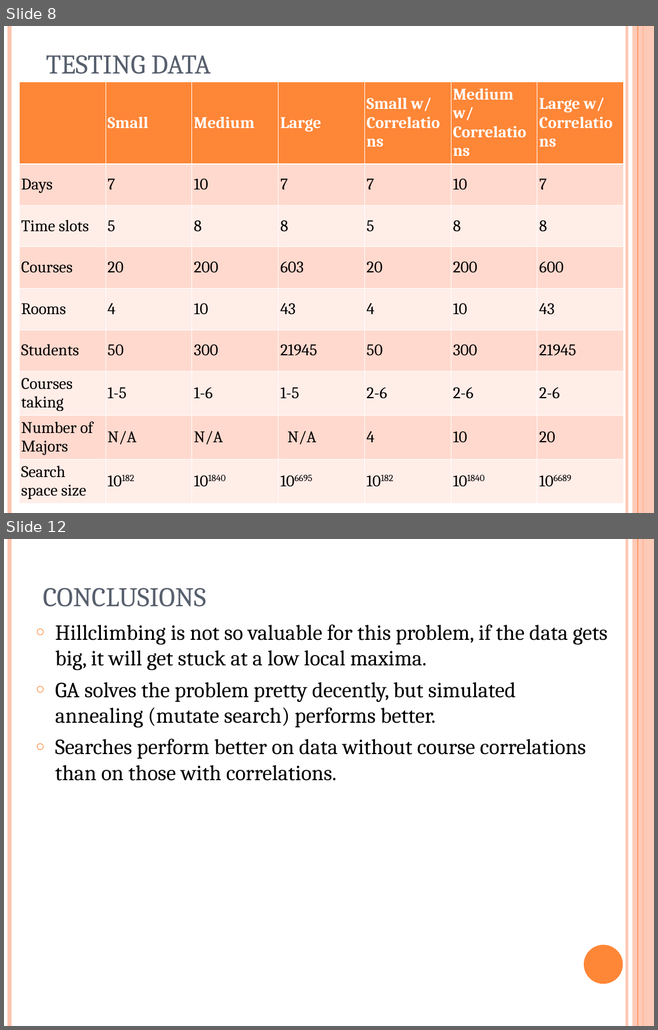
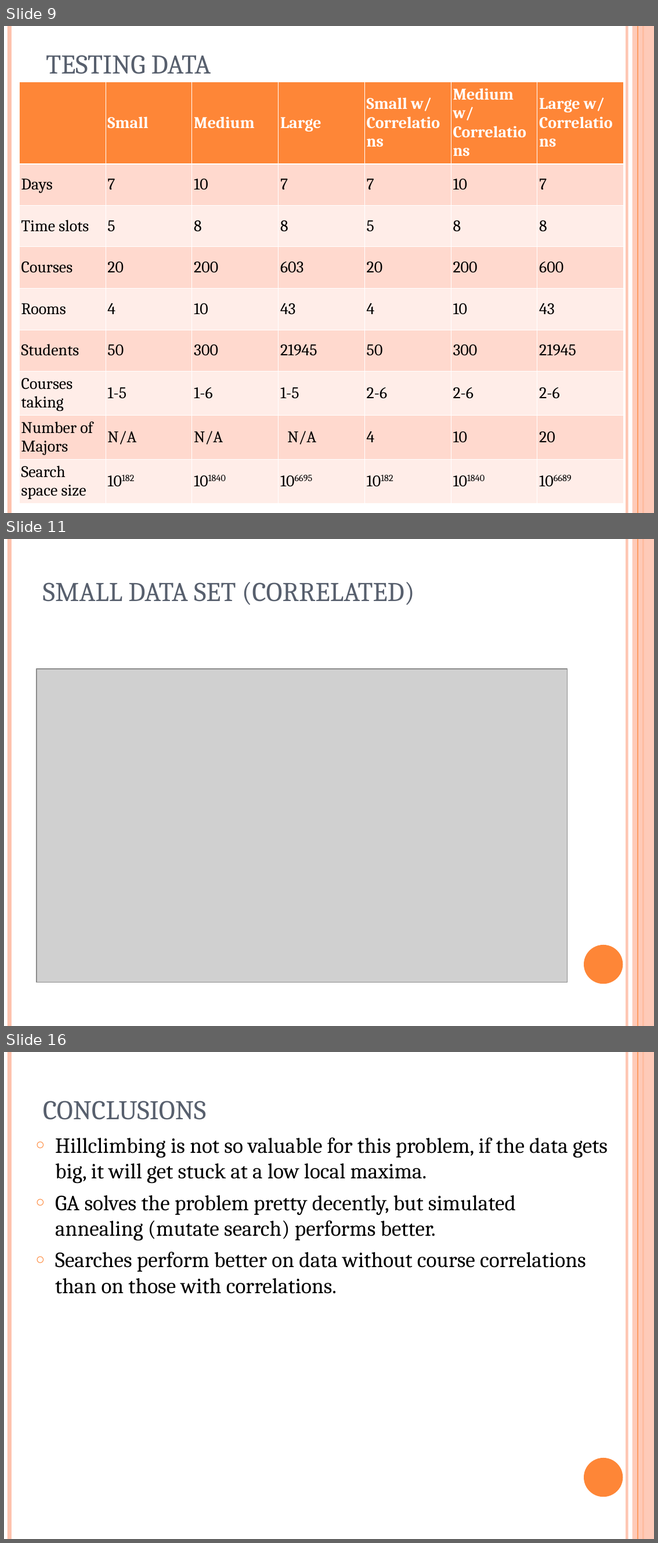
Before and after one commit to akokcam/csc384-genetic-algorithms-project, a slide deck: GA_TestBench/Data Files/presentation.ppt. Shown one above the other, each under a label of ours: slides 8 and 12 before the commit, slides 9, 11 and 16 after it; the slides between them are not shown. The pictures are 658x1030 and 658x1543 pixels, drawn with LibreOffice and Linux fonts; fonts in the diff are those of the drawing; grey boxes stand for pictures. Boxes give left, top, right and bottom in pixels: in the first picture for what was removed or moved away, otherwise in the second. Text is boxed around its words. In the diff, an @@ line names an element or a change of style, - is before the commit and + after.

```diff
--- a/GA_TestBench/Data Files/presentation.ppt
+++ b/GA_TestBench/Data Files/presentation.ppt
@@ slide 11 added at box(4, 539, 654, 1026), background #FFFFFF; not listed: 6 template elements that a slide beside it also shows @@
@@ title added at box(43, 582, 415, 605), 30 pt, text #575F6D @@
+SMALL DATA SET (CORRELATED)
@@ picture added at box(36, 669, 567, 983) @@
@@ what was slide 8 is now slide 9 @@
@@ what was slide 12 is now slide 16 @@
```
Also in this commit, not shown: 1 slide changed, 6 other slides added, 3 slides removed, 3 other files.
